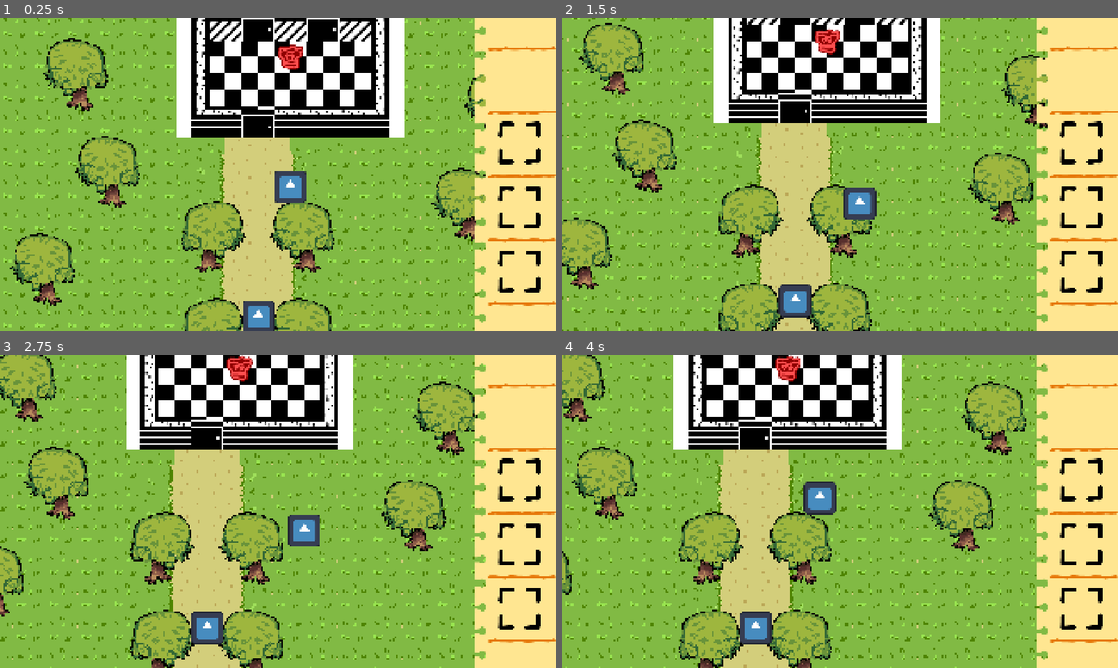
Above: before the commit, frames 1-4 (two rows, left to right).
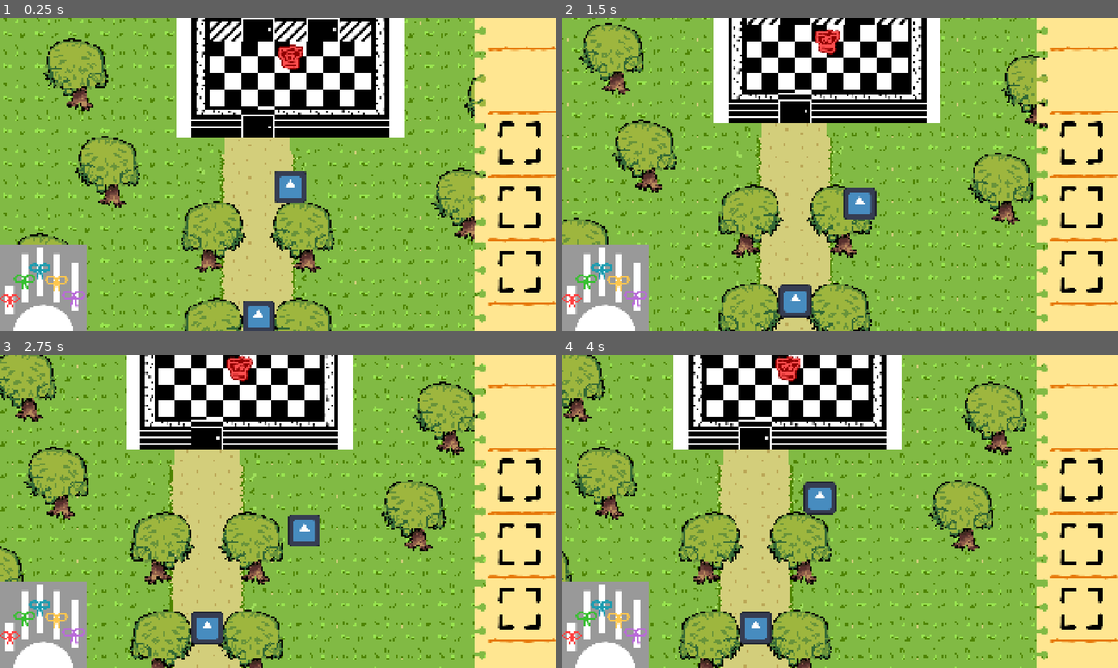
Above: after the commit, the same moments.

Repository: nickdowning16-ops/forgetful-handyman
Game: Godot game, scene res://main.tscn
Same seed, same stepped clock (60 frames per second), same inputs: the game is played once before the commit and once after it. This scene is started directly instead of the project's main scene. The engine's default icon, where the game draws it, is replaced by a stand-in: a white triangle on a blue panel in a dark square.
Inputs (mouse positions are in pixels of both pictures, inside the frame that each line leads up to):
- Up to frame 1 (0.25 s): no input
- Up to frame 2 (1.5 s): move the mouse to (962, 158) at 0.52 s; hold Right (ui_right) 0.53-1.28 s; tap Space (open_QTE) at 0.6 s; move the mouse to (728, 190) at 1.27 s; hold Down (ui_down) from 1.28 s (still down); tap P (swing_hammer) at 1.35 s
- Up to frame 3 (2.75 s): move the mouse to (333, 442) at 2.02 s; release Down (ui_down) at 2.03 s; hold Right (ui_right) from 2.03 s (still down); tap Space (open_QTE) at 2.1 s
- Up to frame 4 (4 s): move the mouse to (812, 574) at 2.77 s; release Right (ui_right) at 2.78 s; hold Up (ui_up) 2.78-3.53 s; tap P (swing_hammer) at 2.85 s; move the mouse to (1006, 558) at 3.52 s; hold Left (ui_left) from 3.53 s (still down); tap Space (open_QTE) at 3.6 s

The runs differ from the first frame. In frame 1, 4.3% of the frame differs, in the area x 0-16%, y 72-100%; in frame 2, 4.3%; in frame 3, 4.3%; in frame 4, 4.3%.

Commit message:
Added hand to HUD
Added temp hand and loops to hud scene

Diff:
--- a/Scenes/hud.tscn
+++ b/Scenes/hud.tscn
@@ -6,6 +6,10 @@
 [ext_resource type="Texture2D" uid="uid://1nv3p800l0q8" path="res://Art/Task Queue/task_queue_light.png" id="2_6fbih"]
 [ext_resource type="Texture2D" uid="uid://bgf7jjskt20le" path="res://Art/Task Queue/task_queue_blank.png" id="2_t1xeu"]
 [ext_resource type="Texture2D" uid="uid://nv846buh8gkg" path="res://Art/Task Queue/task_queue_hammer.png" id="3_t1xeu"]
+[ext_resource type="Texture2D" uid="uid://cbbhv7woyjk20" path="res://Art/Temp/temp_hand.png" id="7_8jye8"]
+[ext_resource type="Texture2D" uid="uid://bkonad64hpmqd" path="res://Art/Temp/temp_hand_loop.png" id="8_43w4t"]
+
+[sub_resource type="StyleBoxFlat" id="StyleBoxFlat_unn2x"]
 
 [node name="MaybeAll" type="Control" unique_id=963753931]
 layout_mode = 3
@@ -91,3 +95,86 @@
 layout_mode = 2
 texture = ExtResource("3_t1xeu")
 expand_mode = 5
+
+[node name="Hand" type="Control" parent="." unique_id=1132079717]
+layout_mode = 1
+anchors_preset = 2
+anchor_top = 1.0
+anchor_bottom = 1.0
+offset_top = -300.0
+offset_right = 300.0
+grow_vertical = 0
+
+[node name="AspectRatioContainer" type="AspectRatioContainer" parent="Hand" unique_id=1926264851]
+layout_mode = 1
+anchors_preset = 15
+anchor_right = 1.0
+anchor_bottom = 1.0
+grow_horizontal = 2
+grow_vertical = 2
+
+[node name="ColorRect" type="ColorRect" parent="Hand/AspectRatioContainer" unique_id=1593827567]
+visible = false
+layout_mode = 2
+mouse_filter = 1
+color = Color(0.3, 0.3, 0.3, 1)
+
+[node name="Panel" type="Panel" parent="Hand/AspectRatioContainer" unique_id=1761475401]
+layout_mode = 2
+theme_override_styles/panel = SubResource("StyleBoxFlat_unn2x")
+
+[node name="Hand" type="TextureRect" parent="Hand/AspectRatioContainer" unique_id=185793954]
+layout_mode = 2
+texture = ExtResource("7_8jye8")
+expand_mode = 1
+stretch_mode = 4
+
+[node name="Thumb" type="TextureRect" parent="Hand/AspectRatioContainer/Hand" unique_id=821259700]
+modulate = Color(1, 0.25, 0.25, 1)
+layout_mode = 0
+offset_left = 2.0
+offset_top = 166.0
+offset_right = 67.0
+offset_bottom = 231.0
+texture = ExtResource("8_43w4t")
+expand_mode = 1
+
+[node name="Pointer" type="TextureRect" parent="Hand/AspectRatioContainer/Hand" unique_id=1878330560]
+modulate = Color(0.21562502, 0.75, 0.1875, 1)
+layout_mode = 0
+offset_left = 48.0
+offset_top = 96.0
+offset_right = 122.0
+offset_bottom = 170.0
+texture = ExtResource("8_43w4t")
+expand_mode = 1
+
+[node name="Middle" type="TextureRect" parent="Hand/AspectRatioContainer/Hand" unique_id=507882651]
+modulate = Color(0.103499986, 0.6118001, 0.69, 1)
+layout_mode = 0
+offset_left = 100.0
+offset_top = 57.0
+offset_right = 175.0
+offset_bottom = 132.0
+texture = ExtResource("8_43w4t")
+expand_mode = 1
+
+[node name="Ring" type="TextureRect" parent="Hand/AspectRatioContainer/Hand" unique_id=1410343610]
+modulate = Color(1, 0.7783333, 0.3, 1)
+layout_mode = 0
+offset_left = 157.0
+offset_top = 99.0
+offset_right = 234.0
+offset_bottom = 176.0
+texture = ExtResource("8_43w4t")
+expand_mode = 1
+
+[node name="Pinky" type="TextureRect" parent="Hand/AspectRatioContainer/Hand" unique_id=715272748]
+modulate = Color(0.727175, 0.41650003, 0.85, 1)
+layout_mode = 0
+offset_left = 215.0
+offset_top = 150.0
+offset_right = 295.0
+offset_bottom = 230.0
+texture = ExtResource("8_43w4t")
+expand_mode = 1
--- /dev/null
+++ b/Theme/new_theme.tres
@@ -0,0 +1,6 @@
+[gd_resource type="Theme" format=3 uid="uid://ind3btrktmhx"]
+
+[resource]
+Panel/colors/background_color = Color(0.13908562, 0.40221497, 0.42948636, 1)
+Panel/colors/border = Color(0.84946406, 0.9115683, 0.9689675, 1)
+Panel/colors/color = Color(1, 1, 1, 1)
Binary file added: Art/Temp/temp_hand.png
Not shown, added: Art/Temp/temp_hand.png.import
Binary file added: Art/Temp/temp_hand_loop.png
Not shown, added: Art/Temp/temp_hand_loop.png.import
